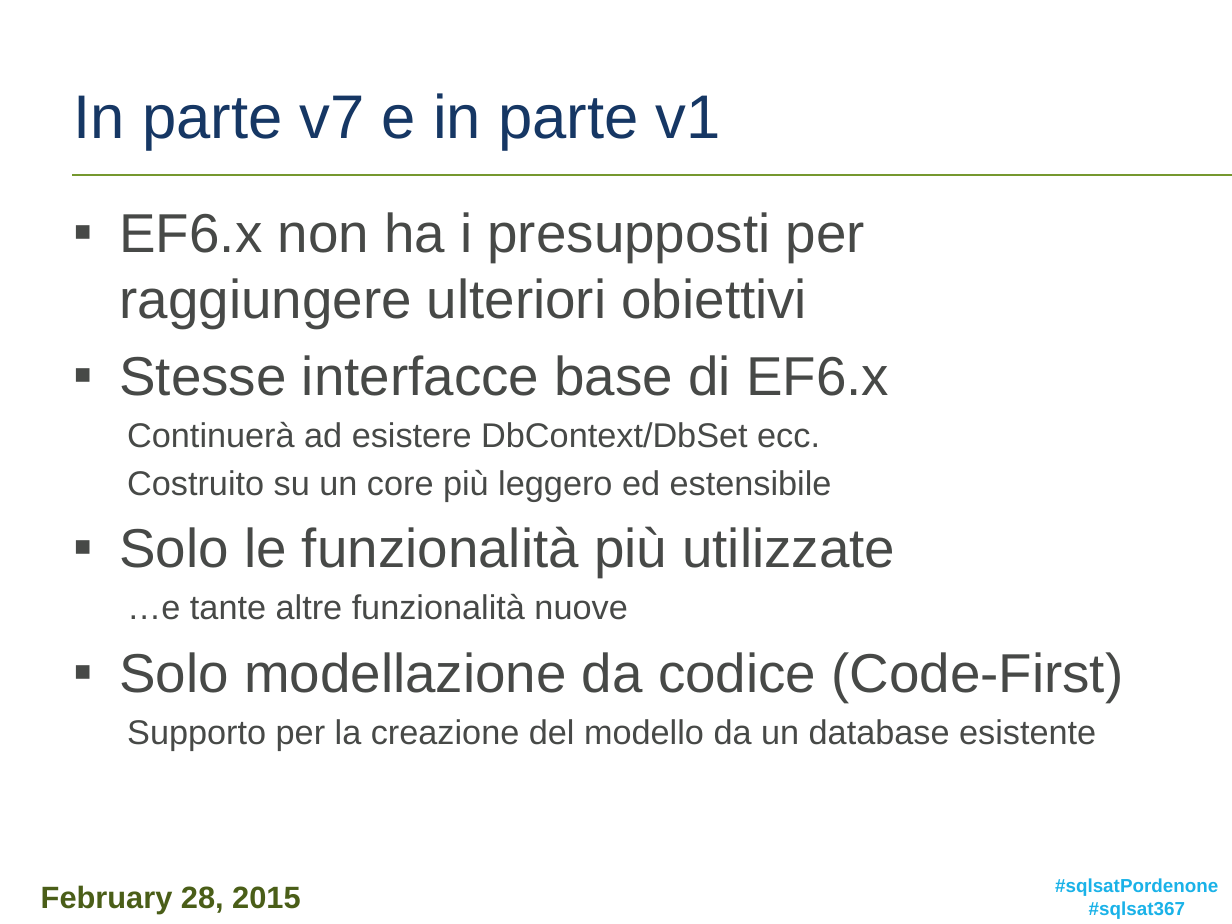
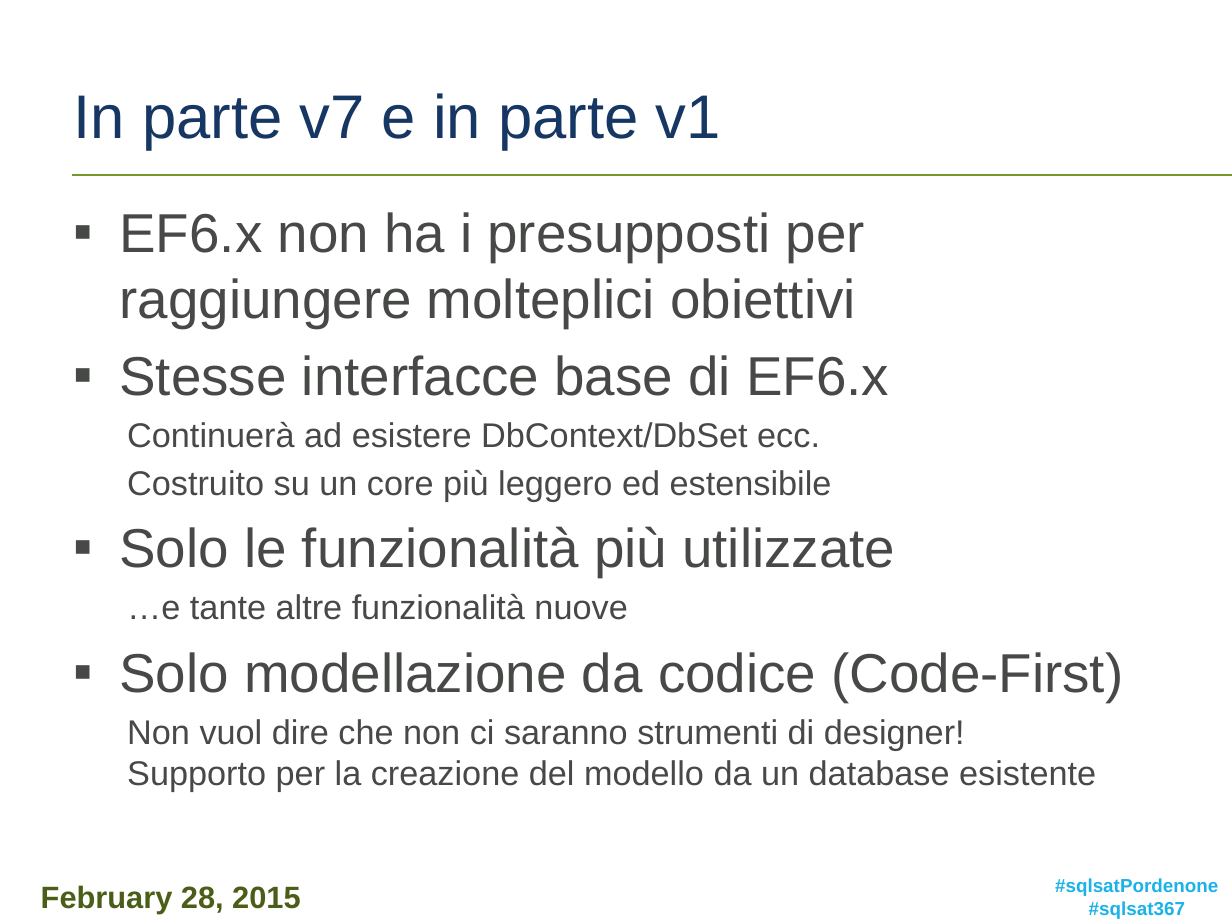
Before and after one commit to micdenny/Demo-EF7, a slide deck: slide 11 of MDEF02 - Entity Framework 7 Back To The Future.pptx. Drawn at 1232x924 pixels with LibreOffice and Linux fonts; fonts in the diff are those of the drawing; background and template pictures are left out. Boxes give left, top, right and bottom in pixels: in the first picture for what was removed or moved away, otherwise in the second. Text is boxed around its words. In the diff, an @@ line names an element or a change of style, - is before the commit and + after.

```diff
--- a/MDEF02 - Entity Framework 7 Back To The Future.pptx
+++ b/MDEF02 - Entity Framework 7 Back To The Future.pptx
@@ text at [120,212,865,328]: text changed @@
-▪ EF6.x non ha i presupposti per raggiungere ulteriori obiettivi
+▪ EF6.x non ha i presupposti per raggiungere molteplici obiettivi
@@ text at [127,719,1096,791]: text changed @@
-  Supporto per la creazione del modello da un database esistente
+  Non vuol dire che non ci saranno strumenti di designer!
+  Supporto per la creazione del modello da un database esistente
```
Also in this commit, not shown: 4 other slides changed.
